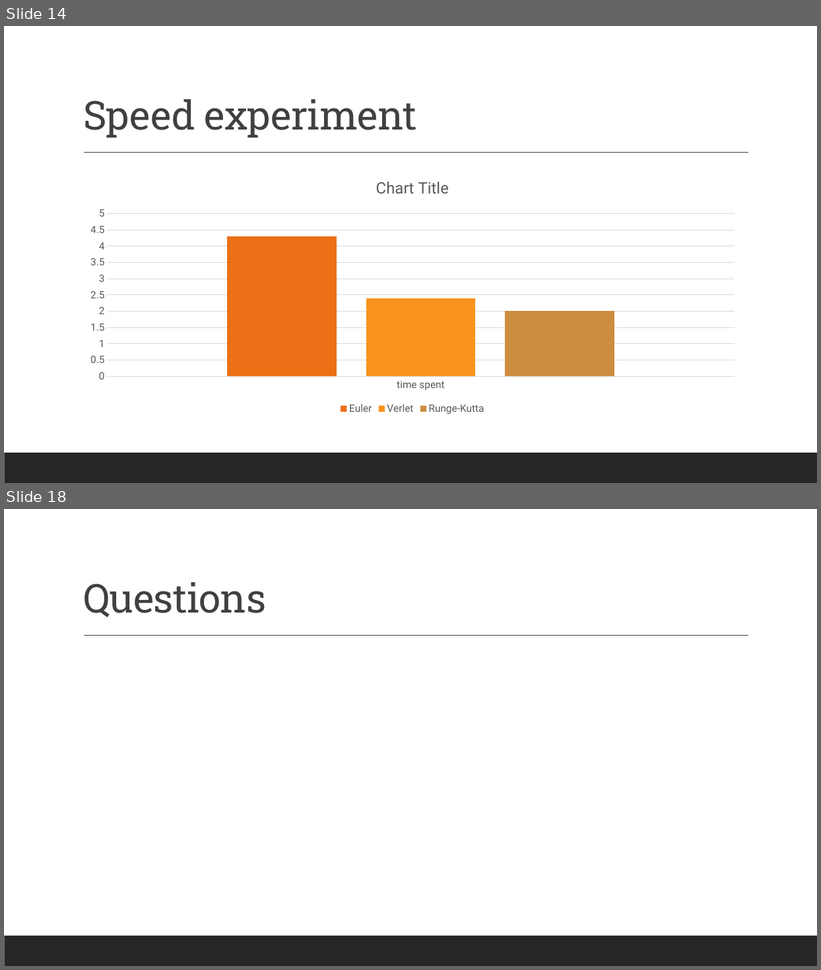
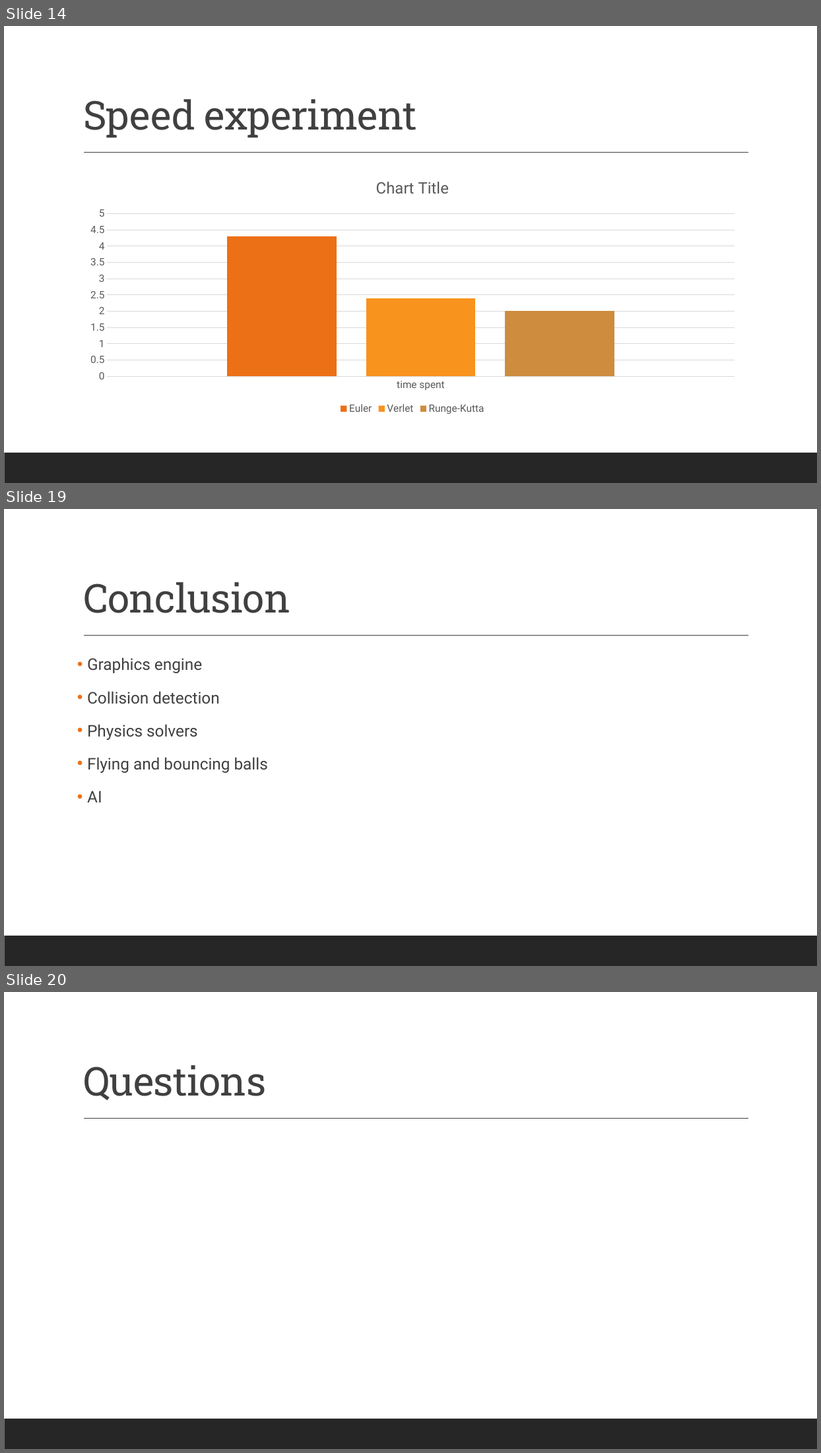
Before and after one commit to renesteeman/Project1-2_Group4, a slide deck: 04-PresentationThirdPhase.pptx. Shown one above the other, each under a label of ours: slides 14 and 18 before the commit, slides 14, 19 and 20 after it; the slides between them are not shown. The pictures are 821x970 and 821x1453 pixels, drawn with LibreOffice and Linux fonts; fonts in the diff are those of the drawing. Boxes give left, top, right and bottom in pixels: in the first picture for what was removed or moved away, otherwise in the second. Text is boxed around its words. In the diff, an @@ line names an element or a change of style, - is before the commit and + after.

```diff
--- a/04-PresentationThirdPhase.pptx
+++ b/04-PresentationThirdPhase.pptx
@@ slide 19 added at <box>4,509,817,966</box>, background #FFFFFF; not listed: 2 template elements that a slide beside it also shows @@
@@ title added at <box>83,582,290,613</box>, 47 pt, text #404040 @@
+Conclusion
@@ text added at <box>87,657,268,803</box>, 19 pt, text #404040 @@
+• Graphics engine
+• Collision detection
+• Physics solvers
+• Flying and bouncing balls
+• AI
@@ what was slide 18 is now slide 20 @@
```
Also in this commit, not shown: 1 slide changed, 5 other slides added, 4 slides removed, 1 other file.
